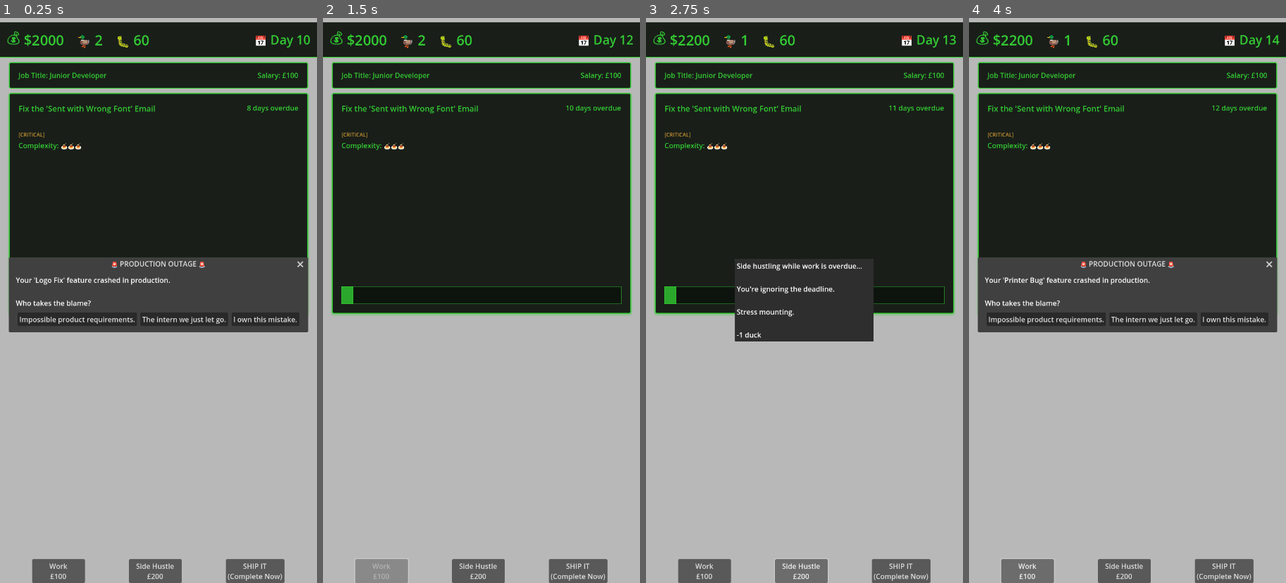
Above: before the commit, frames 1-4 (left to right).
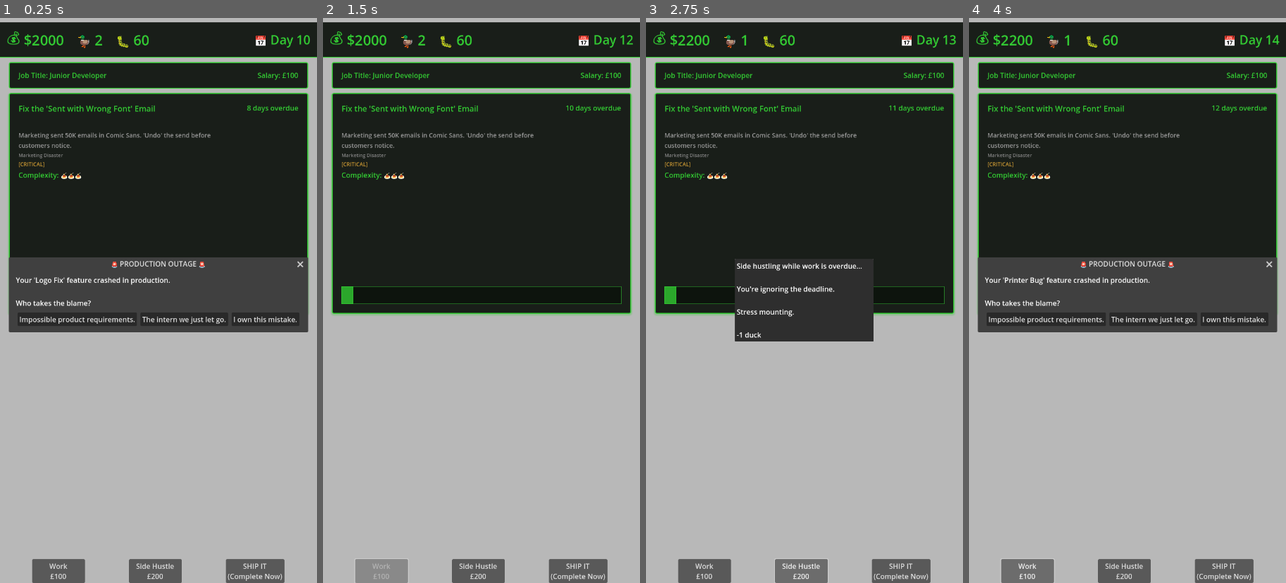
Above: after the commit, the same moments.

Repository: lmchoi/alt-f-this
Game: Godot game, scene res://scenes/game_ui.tscn
Same seed, same stepped clock (60 frames per second), same inputs: the game is played once before the commit and once after it.
Inputs:
- Up to frame 1 (0.25 s): no input
- Up to frame 2 (1.5 s): click "The intern we just let go." at 0.5 s; click "Work £100" at 1.25 s
- Up to frame 3 (2.75 s): click "Side Hustle £200" at 2 s
- Up to frame 4 (4 s): click "SHIP IT (Complete Now)" at 2.75 s; click "Work £100" at 3.5 s

The runs differ from the first frame. In frame 1, 0.6% of the frame differs, in the area x 5-67%, y 20-29%; in frame 2, 0.6%; in frame 3, 0.6%; in frame 4, 0.6%.

Commit message:
Add remaining task info to the task panel

Diff:
--- a/autoloads/task_manager.gd
+++ b/autoloads/task_manager.gd
@@ -15,6 +15,8 @@
 	print("new task: " + task_data["title"] + " (complexity: " + str(task_data["complexity"]) + ")")
 	var new_task = Task.new()
 	new_task.title = task_data["title"]
+	new_task.description = task_data["description"]
+	new_task.flavor = task_data["flavor"]
 	new_task.complexity = task_data["complexity"]
 	new_task.due_day = today_date + task_data["allowed_time"]
 	new_task.progress = 0
--- a/scenes/task_panel.gd
+++ b/scenes/task_panel.gd
@@ -1,6 +1,8 @@
 extends PanelContainer
 
 @onready var task_label := $"%TaskLabel"
+@onready var description_label := $"%DescriptionLabel"
+@onready var flavor_label := $"%FlavorLabel"
 @onready var complexity_label := $"%ComplexityLabel"
 @onready var category_label := $"%CategoryLabel"
 @onready var deadline_label := $"%DeadlineLabel"
@@ -18,6 +20,8 @@
 
 func _on_current_task_updated(current_task: Task):
 	task_label.text = current_task.title
+	description_label.text = current_task.description
+	flavor_label.text = current_task.flavor
 	_update_complexity_label(current_task.complexity)
 	_update_category_label(current_task.categories)
 
--- a/scenes/task_panel.tscn
+++ b/scenes/task_panel.tscn
@@ -67,6 +67,22 @@
 text = "TASK: Fix CEO's PowerPoint"
 autowrap_mode = 3
 
+[node name="DescriptionLabel" type="Label" parent="MarginContainer/MainContainer/TaskHeaderContainer/TaskInfoContainer"]
+unique_name_in_owner = true
+custom_minimum_size = Vector2(500, 0)
+layout_mode = 2
+theme_override_colors/font_color = Color(0.6, 0.6, 0.6, 1)
+theme_override_font_sizes/font_size = 14
+text = "Description goes here"
+autowrap_mode = 3
+
+[node name="FlavorLabel" type="Label" parent="MarginContainer/MainContainer/TaskHeaderContainer/TaskInfoContainer"]
+unique_name_in_owner = true
+layout_mode = 2
+theme_override_colors/font_color = Color(0.5, 0.5, 0.5, 1)
+theme_override_font_sizes/font_size = 11
+text = "Design Hell"
+
 [node name="CategoryLabel" type="Label" parent="MarginContainer/MainContainer/TaskHeaderContainer/TaskInfoContainer"]
 unique_name_in_owner = true
 layout_mode = 2
--- a/scripts/resources/task.gd
+++ b/scripts/resources/task.gd
@@ -2,6 +2,8 @@
 extends Resource
 
 @export var title := "Fix CEO's PowerPoint"
+@export var description := "The CEO needs this done ASAP"
+@export var flavor := ""  # e.g., "Design Hell", "Buzzword Compliance"
 @export var complexity := 5  # 1-10 scale (affects work speed)
 @export var due_day := 5 # Day number (e.g., Day 3)
 @export var progress := 0
